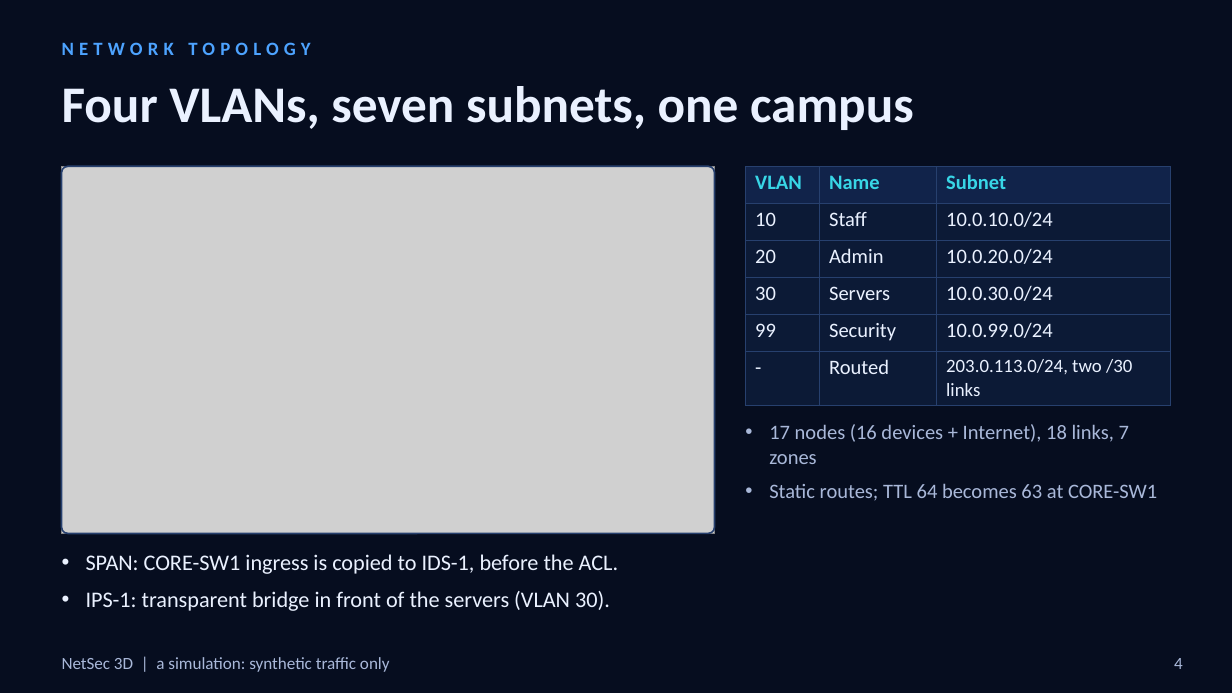
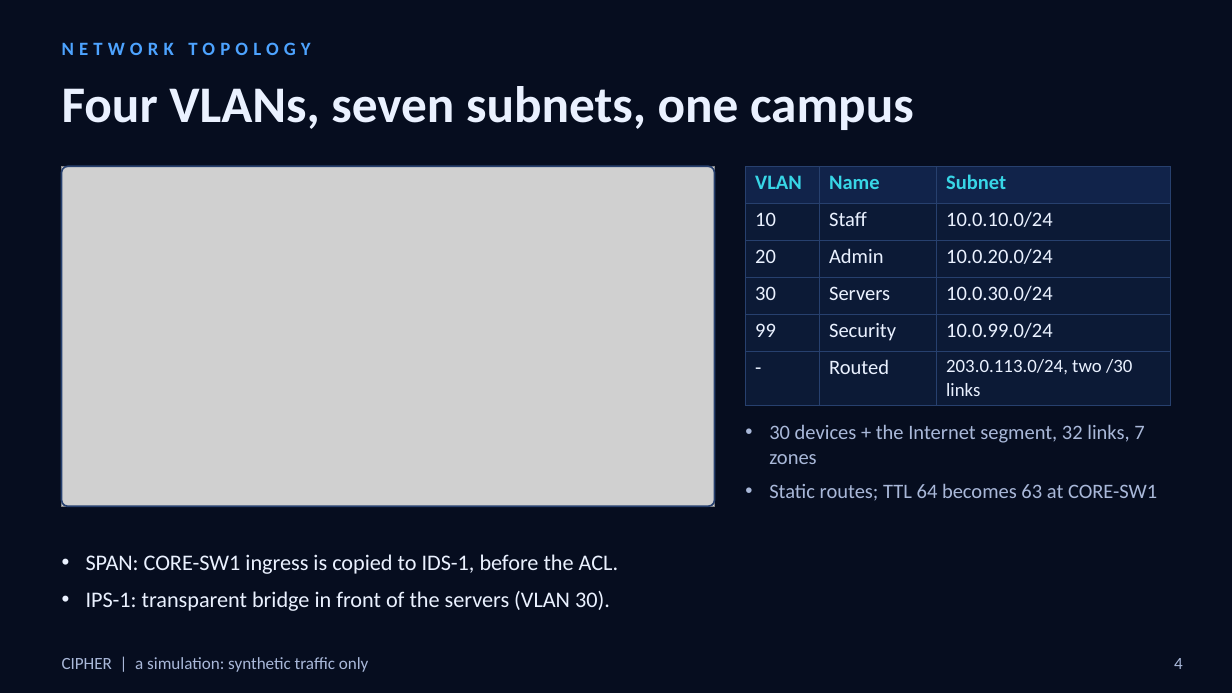
Before and after one commit to Swastik011005/CIPHER, a slide deck: slide 4 of docs/presentation/CIPHER-final-presentation.pptx. Drawn at 1232x693 pixels with LibreOffice and Linux fonts; fonts in the diff are those of the drawing; grey boxes stand for pictures. Boxes give left, top, right and bottom in pixels: in the first picture for what was removed or moved away, otherwise in the second. Text is boxed around its words. In the diff, an @@ line names an element or a change of style, - is before the commit and + after.

```diff
--- a/docs/presentation/CIPHER-final-presentation.pptx
+++ b/docs/presentation/CIPHER-final-presentation.pptx
@@ picture: place and size @@
-picture at <box>62,166,715,533</box>
+picture at <box>62,166,715,506</box>
@@ rounded rectangle: place and size @@
-rounded rectangle at <box>62,166,715,533</box>
+rounded rectangle at <box>62,166,715,506</box>
@@ rounded rectangle at <box>62,166,715,506</box>: proportions changed @@
@@ text at <box>769,424,1144,464</box>: text changed @@
-• 17 nodes (16 devices + Internet), 18 links, 7 zones
+• 30 devices + the Internet segment, 32 links, 7 zones
@@ text at <box>62,657,369,672</box>: text changed @@
-NetSec 3D | a simulation: synthetic traffic only
+CIPHER | a simulation: synthetic traffic only
```
Also in this commit, not shown: 8 other slides changed, 9 other files.
